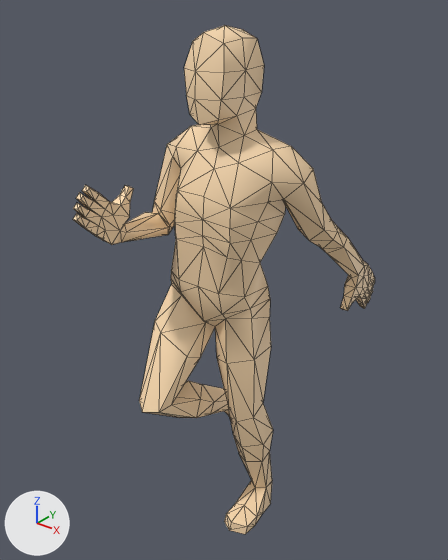
What one commit did to the OBJ model Game/Resources/Models/human5.obj.
Rendered twice from a 50 mm lens placed at (0.852, -1.026, 1.385), pointed at (-0.026, 0.073, 0.704). The lights are fixed; the arrows at lower left show +X, +Y and +Z. Mesh edges are drawn as thin lines. Where no turn or scale is listed for an object, it has been applied to the vertices.

Objects in the first picture: 'HumanMale'.
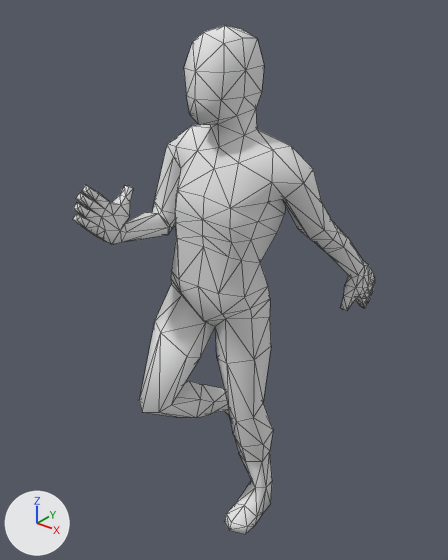
The newer file is also turned or shifted as a whole; pictures and numbers use the older file's frame.

Pixel boxes [x1, y1, x2, y2] of what changed, in the pictures (448 x 560 px):
```json
{"object": "HumanMale", "change": "recoloured", "before": [73, 25, 375, 534], "after": [73, 25, 375, 534], "on screen": "beige to white"}
```

Scene script edits in JSON lines:
```json
{"op": "add", "block": "mat_material", "code": ["mat_material = principled_material('Material')", "mat_material.base_color = (0.8, 0.8, 0.8)  # white #e7e7e7", "mat_material.roughness = 1.0"]}
{"block": "me_humanmale", "where": "me_humanmale.from_pydata(...)  # 410 vertices, 816 faces; spans x -0.196..0.234, y -0.273..0.42, z -0.008..1.302"}
{"op": "remove", "block": "me_humanmale", "code": "me_humanmale.materials.append(mat_maleskin)  # beige #ffdeb3"}
{"op": "add", "block": "me_humanmale", "code": "me_humanmale.materials.append(mat_material)  # white #e7e7e7"}
```
